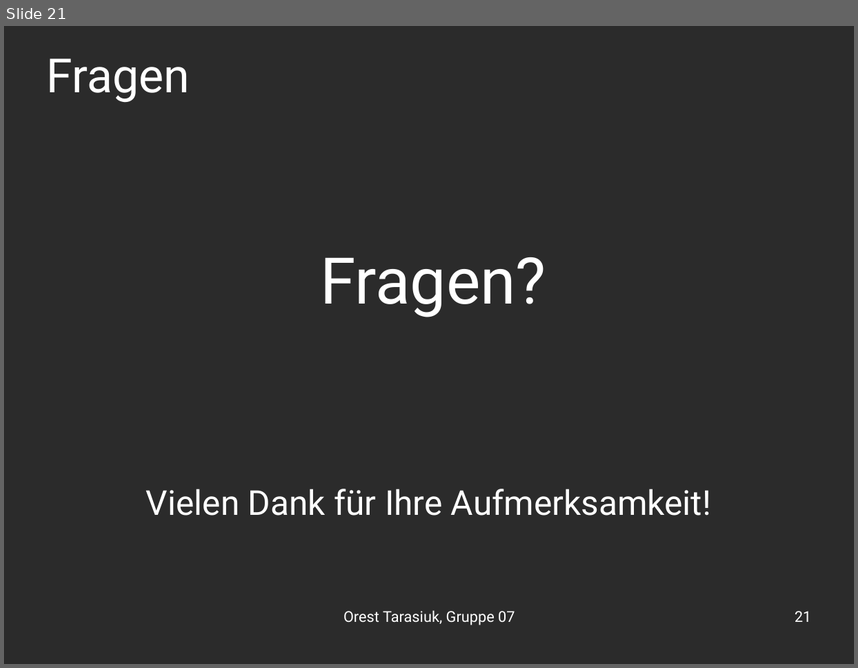
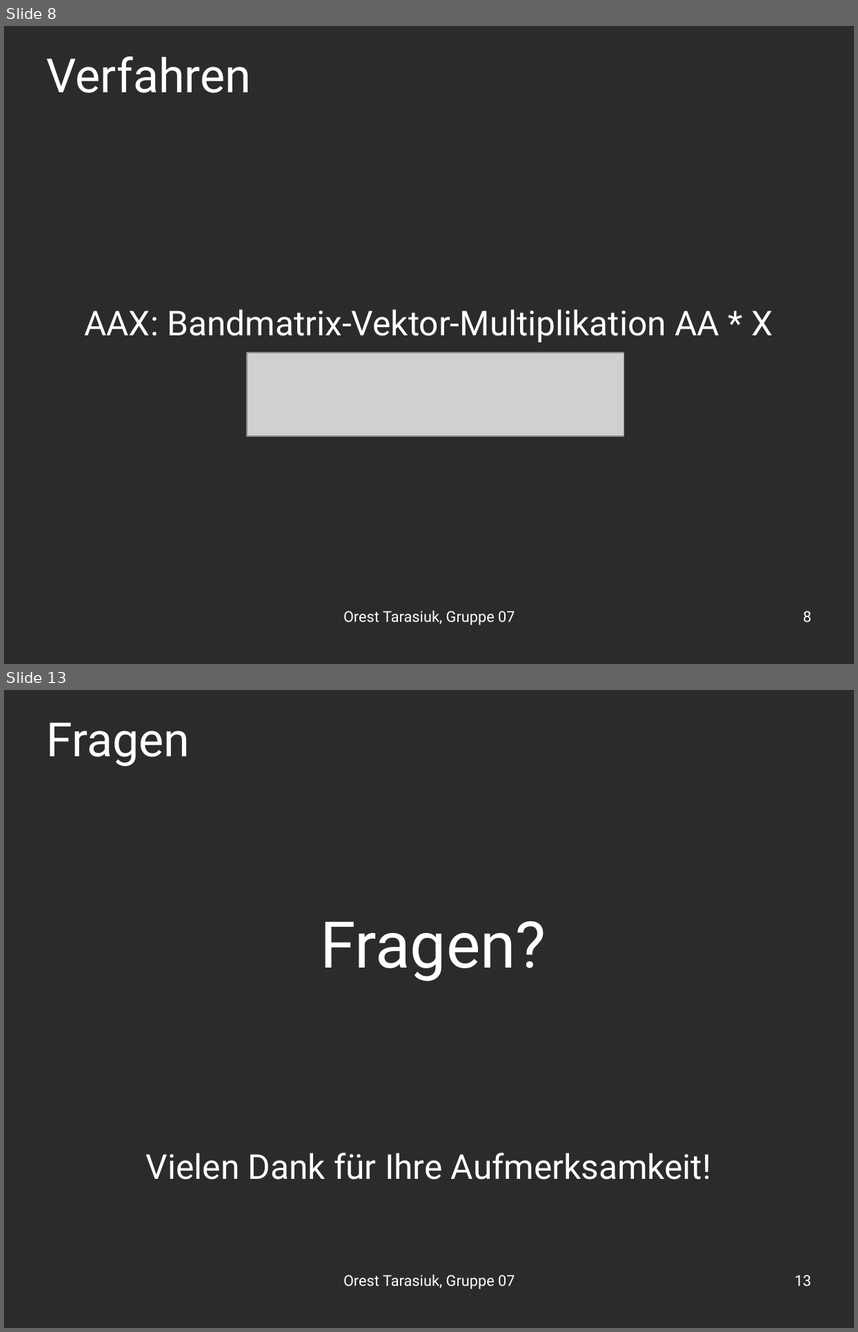
Before and after one commit to OrestTa/etip, a slide deck: Projekt2/Vortrag/vortrag2.odp. Shown one above the other, each under a label of ours: slide 21 before the commit, slides 8 and 13 after it; the slides between them are not shown. The pictures are 858x668 and 858x1332 pixels, drawn with LibreOffice and Linux fonts; fonts in the diff are those of the drawing; grey boxes stand for pictures; background and template pictures are left out; a plain dark background stands for a picture behind light text. Boxes give left, top, right and bottom in pixels: in the first picture for what was removed or moved away, otherwise in the second. Text is boxed around its words. In the diff, an @@ line names an element or a change of style, - is before the commit and + after.

```diff
--- a/Projekt2/Vortrag/vortrag2.odp
+++ b/Projekt2/Vortrag/vortrag2.odp
@@ slide 8 added at [4,26,854,664], background picture (left out) @@
@@ title added at [47,56,252,93], 44 pt, text #FFFFFF @@
+Verfahren
@@ subtitle added at [84,309,773,342], 32 pt, text #FFFFFF @@
+AAX: Bandmatrix-Vektor-Multiplikation AA * X
@@ picture added at [247,352,624,436] @@
@@ text added at [343,610,515,625], 14 pt, text #FFFFFF @@
+Orest Tarasiuk, Gruppe 07
@@ page number added at [803,610,811,621], 14 pt, text #FFFFFF @@
+8
@@ what was slide 21 is now slide 13 @@
@@ page number at [795,1274,811,1286]: text changed @@
-21
+13
```
Also in this commit, not shown: 4 slides changed, 7 other slides added, 16 slides removed.
